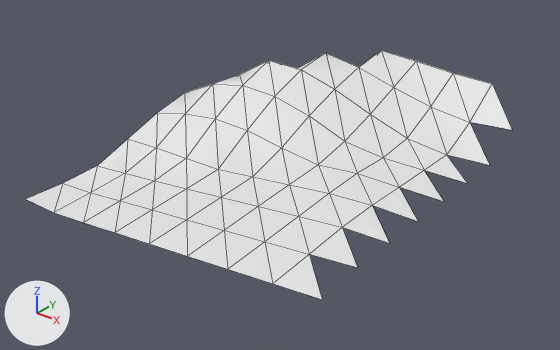
One commit to the OBJ model models/areas/fondue_risen/rock_1_-1.obj: the scene before it, then after it.
The view is the same before and after, from a 50 mm lens placed at (60.9, -27.1, 39.7), pointed at (29.6, 12.1, 15.4). Every picture has the same lights, and +X, +Y and +Z are marked at lower left. The picture after the commit comes second. Mesh edges are drawn as thin lines. Where no turn or scale is listed for an object, it has been applied to the vertices. Vertices at exactly the same position are counted once.

Objects in the first picture: 'rock_1_-1'.
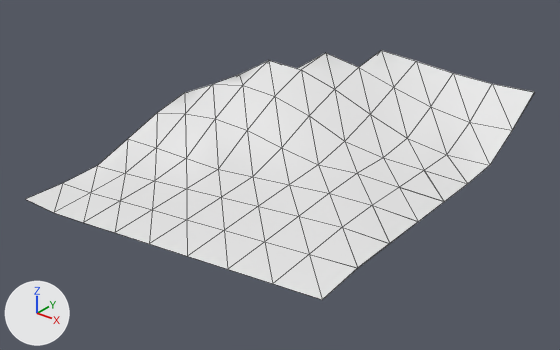
Boxes (x1, y1, x2, y2) around the edits, measured in the pictures (560 x 350 px):
'rock_1_-1', reshaped
    before: (26, 50, 512, 300)
    after: (26, 50, 534, 300)
part 1 of me_rock_1__1, added
    after: (309, 84, 534, 300)

Edits to the bpy script that builds the scene:
```text
Change me_rock_1__1:
    used by ob_rock_1__1; location = (0.0, 0.0, 0.0)
    verts and faces of me_rock_1__1; kept vertices keep their numbers, new ones are numbered from 80
    before: 29 (38.8, 22.8, 18.5) at pixel (469, 122), 30 (38.8, 26.0, 20.5) at pixel (492, 83), 31 (42.0, 22.8, 18.7) at pixel (512, 130), 34 (38.8, 19.5, 17.0) at pixel (446, 154), 35 (42.0, 19.5, 17.1) at pixel (489, 165)
    before: 38 (38.8, 16.3, 17.0) at pixel (424, 170), 39 (42.0, 16.3, 17.0) at pixel (467, 183), 42 (38.8, 13.0, 17.0) at pixel (399, 187), 43 (42.0, 13.0, 17.0) at pixel (444, 201), 66 (38.8, 9.8, 17.0) at pixel (372, 205)
    before: 67 (42.0, 9.8, 17.0) at pixel (418, 221), 70 (38.8, 6.5, 16.9) at pixel (342, 227), 71 (42.0, 6.5, 17.0) at pixel (389, 243), 74 (38.8, 3.3, 16.6) at pixel (309, 254), 75 (42.0, 3.3, 17.0) at pixel (357, 267)
    before: 79 (42.0, 0.0, 16.7) at pixel (322, 299)
    remove me_rock_1__1.from_pydata(...)  # 80 vertices, 120 faces; spans x 16.0..42.0, y 0.0..26.0, z 14.0..21.3
    add me_rock_1__1.from_pydata(...)  # 103 vertices, 136 faces; spans x 16.0..42.0, y 0.0..26.0, z 14.0..21.3
    me_rock_1__1 part 1
    add verts[80] = (38.8, 26.0, 20.5)  # pixel (492, 83)
    add verts[81] = (38.8, 19.5, 17.0)  # pixel (446, 154)
    add verts[82] = (38.8, 6.5, 16.9)  # pixel (342, 227)
    add for new, old in zip([*range(83, 87)], [30, 80, 81, 82]): verts[new] = verts[old] + (3.2, 0.0, 0.1)
    add verts[87] = (38.8, 16.3, 17.0)  # pixel (423, 170)
    add verts[88] = (38.8, 13.0, 17.0)  # pixel (399, 187)
    add verts[89] = (38.8, 9.8, 17.0)  # pixel (372, 205)
    add for new, old in zip([90, 91, 92], [87, 88, 89]): verts[new] = verts[old] + (3.2, 0.0, 0.0)
    add verts[93] = (42.0, 22.8, 18.7)  # pixel (512, 130)
    add verts[94] = (38.8, 22.8, 18.5)  # pixel (469, 122)
    add verts[95] = (42.0, 22.8, 18.7)  # pixel (512, 130)
    add verts[96] = (42.0, 19.5, 17.1)  # pixel (489, 165)
    add verts[97] = (42.0, 16.3, 17.0)  # pixel (467, 183)
    add verts[98] = (42.0, 6.5, 17.0)  # pixel (389, 243)
    add verts[99] = (42.0, 3.3, 17.0)  # pixel (357, 268)
    add verts[100] = (38.8, 3.3, 16.6)  # pixel (309, 254)
    add verts[101] = (42.0, 3.3, 17.0)  # pixel (357, 268)
    add verts[102] = (42.0, 0.0, 16.7)  # pixel (322, 299)
    add faces += [(30, 31, 83), (29, 35, 31), (34, 39, 35), (38, 43, 39), (42, 67, 43), (66, 71, 67)]
    add faces += [(70, 75, 71), (74, 79, 75), (80, 84, 93), (94, 95, 96), (81, 85, 97), (87, 90, 91)]
    add faces += [(88, 91, 92), (89, 92, 98), (82, 86, 99), (100, 101, 102)]
```
